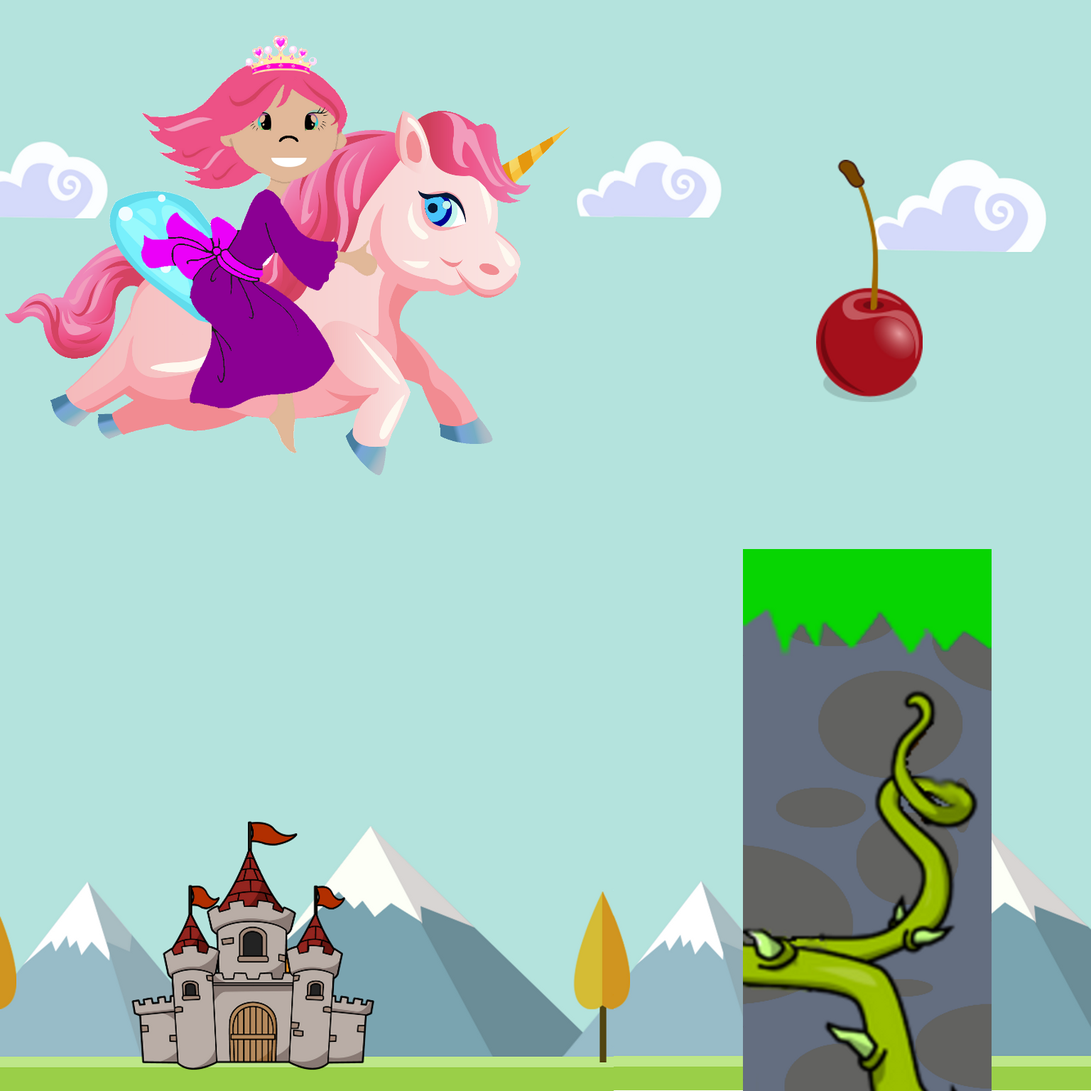
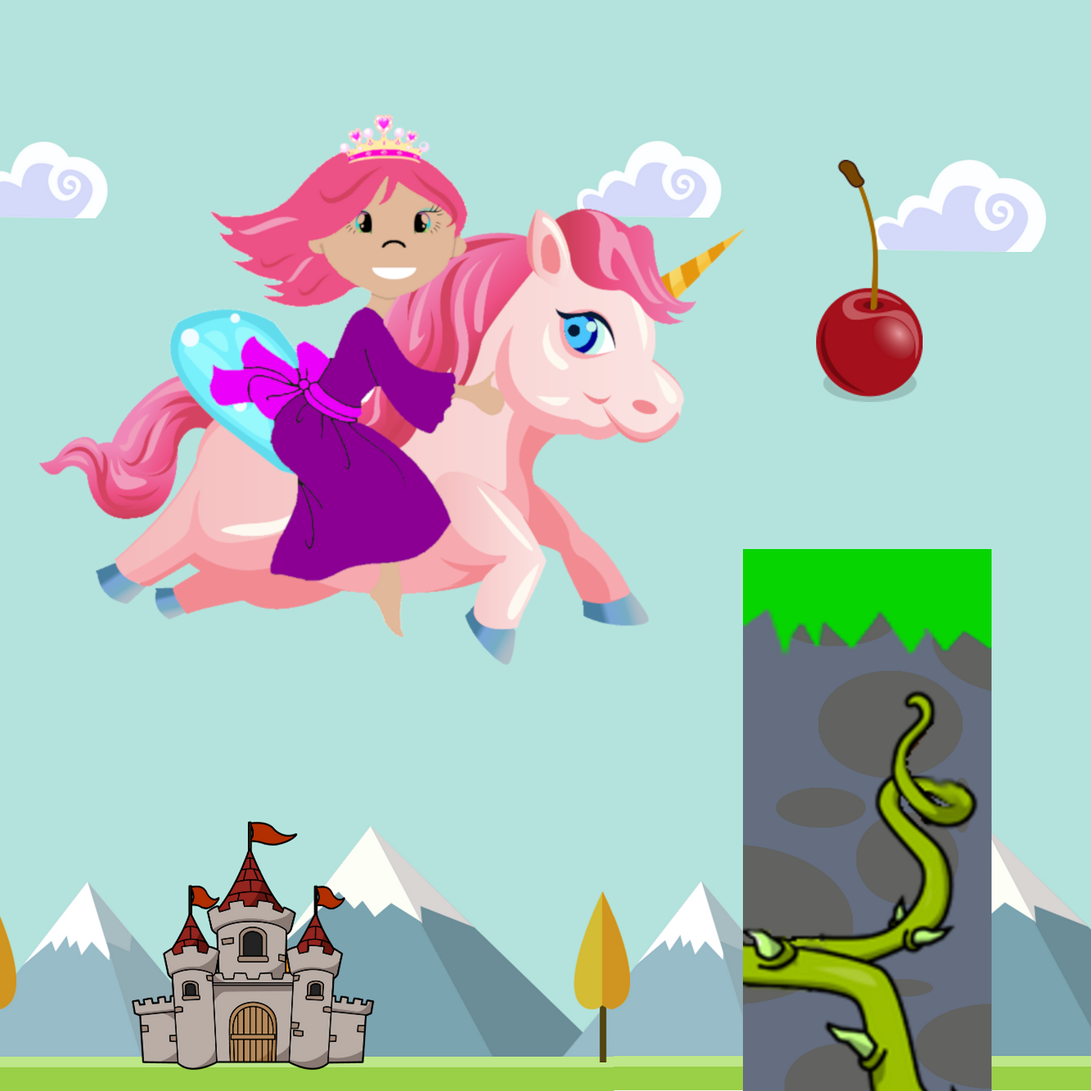
Revision of a layered (1091, 1091) image; what changed, layer by layer:
painted on "Princess" over bbox(4, 35, 746, 666)
